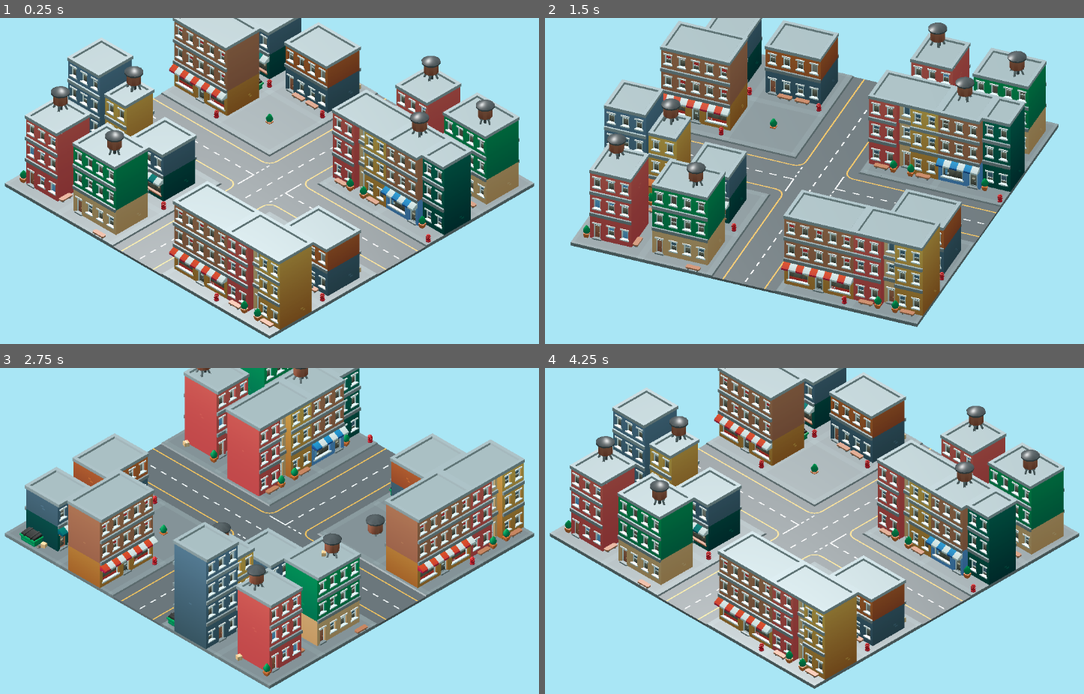
Above: before the commit, frames 1-4 (two rows, left to right).
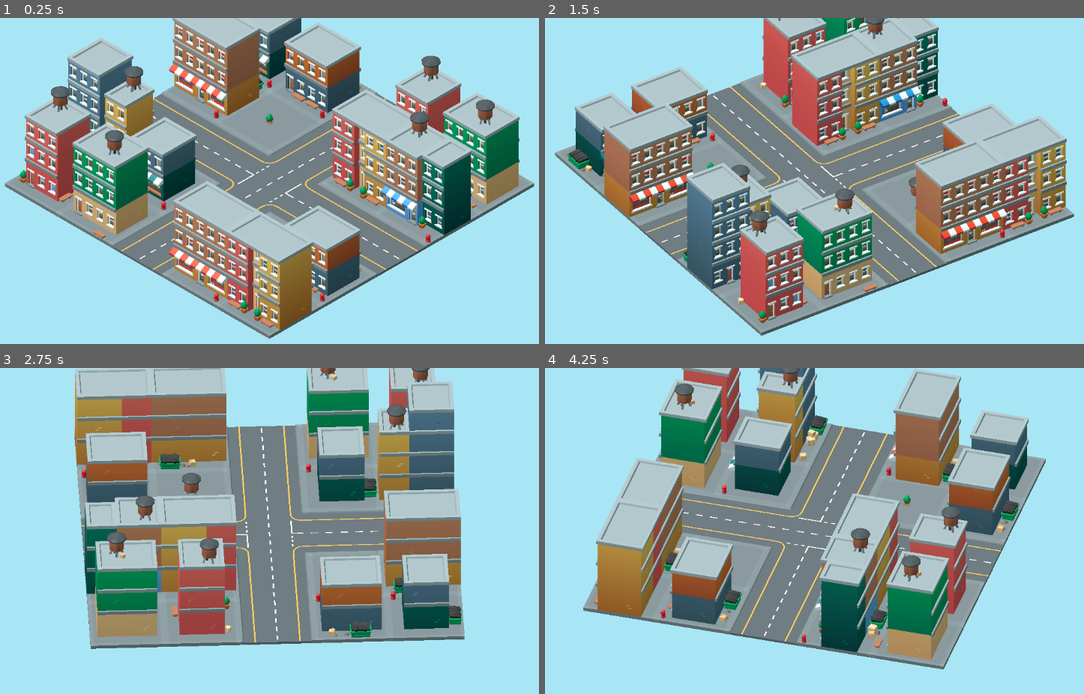
Above: after the commit, the same moments.

Repository: amkamz/timestabletradies
Game: Godot game, scene res://scenes/city/city_editor.tscn
Same seed, same stepped clock (60 frames per second), same inputs: the game is played once before the commit and once after it.
Inputs (mouse positions are in pixels of both pictures, inside the frame that each line leads up to):
- Up to frame 1 (0.25 s): no input
- Up to frame 2 (1.5 s): tap Enter at 0.5 s; move the mouse to (943, 167) at 0.52 s; click (943, 167) at 0.67 s; tap Space at 1.25 s; drag from (695, 203) to (782, 252) at 1.27 s
- Up to frame 3 (2.75 s): move the mouse to (328, 462) at 2.02 s; click (328, 462) at 2.17 s
- Up to frame 4 (4.25 s): drag from (782, 602) to (636, 485) at 2.77 s; move the mouse to (992, 586) at 3.52 s; click (992, 586) at 3.67 s

The runs differ from the first frame. In frame 1, 35% of the frame differs, in the area x 0-96%, y 0-99%; in frame 2, 60%; in frame 3, 60%; in frame 4, 63%, in the area x 0-100%, y 0-99%.

Commit message:
Let the town spin freely, and stop the lighting swinging
**No more snapping.** Releasing a drag used to round the town to the nearest
corner, so a child could never leave it at an angle they had chosen — it slid
somewhere else the moment they lifted a finger. It now stays exactly where it
is put.

A flick coasts instead. The engine already tracks pointer velocity on the
motion event, so a release only has to tell one from the other: above
`FLICK_THRESHOLD` the spin is kept and bleeds off exponentially, below it the
town stops dead. Exponential rather than linear because that is what reads as
weight — a hard flick travels a long way and eases out, a gentle one barely
moves, and the deceleration is proportional to the speed the whole way down.
The threshold is what keeps a careful placement from drifting past the angle it
was aimed at.

`nearest_quarter` survives, but only to *describe* which way the town faces —
nothing snaps to it, and the button that turns a quarter at a time still uses
it, because that is the route for anyone who cannot flick.

**The sun is a child of the camera rig now.** Fixed in world space it was
physically correct and looked wrong: turning the town swung every lit face
through the light, so the whole city appeared to brighten and darken while a
child dragged it. Parented to the rig, the light direction is constant relative
to the view — the near faces stay lit and only the town turns, which is what the
eye expects from spinning a model on a table rather than spinning the table
under a lamp.

290 Godot checks. The APK is built and ready but **not installed** — the phone
came off before the last install, so the spin feel and the fixed lighting are
unverified on hardware.

Co-Authored-By: Claude Opus 5 <noreply@anthropic.com>

Diff:
--- a/godot/scripts/city/city_editor.gd
+++ b/godot/scripts/city/city_editor.gd
@@ -43,12 +43,6 @@
 ## black. The pack is flat-shaded low-poly, so this is about legibility rather
 ## than realism — a child needs to read the shape of a roof, not its material.
 func _build_environment() -> void:
-	var sun := DirectionalLight3D.new()
-	sun.name = "Sun"
-	sun.rotation_degrees = Vector3(-50, -130, 0)
-	sun.light_energy = 1.1
-	add_child(sun)
-
 	var env := Environment.new()
 	env.background_mode = Environment.BG_COLOR
 	# Toolbox Pop's sky, so the city sits on the app's own paper rather than on
@@ -89,6 +83,21 @@
 	# renders about a tenth of one tile, which looks like a solid grey screen
 	# rather than like a bug.
 	rig.add_child(camera)
+
+	# The key light is a child of the rig, not of the world.
+	#
+	# A sun fixed in world space is physically right and looks wrong: turning
+	# the town swings every lit face through the light, so the whole city
+	# appears to brighten and darken as a child drags it. Parenting the light to
+	# the rig fixes its direction *relative to the view*, so the near faces stay
+	# lit and only the town turns — which is what the eye expects from spinning a
+	# model on a table rather than spinning the table under a lamp.
+	var sun := DirectionalLight3D.new()
+	sun.name = "Sun"
+	sun.rotation_degrees = Vector3(-40, -35, 0)
+	sun.light_energy = 1.1
+	rig.add_child(sun)
+
 	add_child(rig)
 
 	rig.frame_grid(view.grid.size, view.manifest.cell_size)
@@ -111,7 +120,10 @@
 		elif event.button_index == MOUSE_BUTTON_WHEEL_DOWN:
 			rig.zoom_out()
 	elif event is InputEventMouseMotion and _dragging:
-		rig.drag(event.relative)
+		# `velocity` is the pointer's speed in pixels per second, which the
+		# engine already tracks — it is what lets the release tell a flick from
+		# a careful placement without this having to time anything itself.
+		rig.drag(event.relative, event.velocity)
 
 
 ## `--capture <path>` renders one frame, writes it and quits.
--- a/godot/scripts/city/iso_camera.gd
+++ b/godot/scripts/city/iso_camera.gd
@@ -41,6 +41,9 @@
 
 var _camera: Camera3D
 
+## Current angular velocity in degrees per second. Non-zero only while coasting.
+var _spin: float = 0.0
+
 
 func _ready() -> void:
 	_camera = get_node_or_null("Camera3D")
@@ -64,46 +67,100 @@
 	return clampf(value, MIN_ZOOM, MAX_ZOOM)
 
 
-## The isometric rest angle.
+## The angle the town starts at.
 ##
 ## A square town seen from 45° presents a corner to the camera, which is what
-## makes it read as isometric. Seen from 0° it presents a flat face: the roads
-## line up with the screen edges and the whole thing goes from a model of a town
-## to a floor plan of one.
+## makes it read as isometric. Seen from 0° it presents a flat face and the
+## whole thing goes from a model of a town to a floor plan of one. It is a
+## starting position, not a resting one — the town stays wherever it is left.
 const ISO_YAW := 45.0
 
 
-## The nearest resting angle — 45°, 135°, 225° or 315°.
-##
-## **Not a multiple of 90.** Snapping to 0/90/180/270 was the first version and
-## it was wrong in a way that only showed up on a device: the camera rests at
-## 45°, so the very first drag-release rounded it to 90° and flattened the
-## isometric view into a top-down one. Every resting angle has to be a corner,
-## because a corner is the whole point.
+## The nearest corner, used only to *describe* the view.
+##
+## Nothing snaps to this. It exists so the shell can say which way the town is
+## facing without reading out an angle to a seven-year-old.
 static func nearest_quarter(degrees: float) -> float:
 	var offset := normalise_degrees(degrees - ISO_YAW)
 	return normalise_degrees(round(offset / 90.0) * 90.0 + ISO_YAW)
 
 
-## Which of the four corners the town is currently showing, 0–3. The shell uses
-## this to describe the view aloud without needing the angle.
+## Which of the four corners the town is closest to, 0–3.
 static func quarter_index(degrees: float) -> int:
 	var offset := normalise_degrees(nearest_quarter(degrees) - ISO_YAW)
 	return int(offset / 90.0) % 4
 
 
+## ---------------------------------------------------------------- momentum
+##
+## The town spins freely and keeps going when it is flicked, slowing to a stop
+## on its own. Nothing snaps: a slow drag leaves the town exactly where the
+## finger left it, which is the whole point of being able to turn it at all.
+
+
+## Degrees per second below which a release is a placement, not a flick.
+##
+## Without this every drag would coast a little, and a child carefully lining
+## the town up would watch it drift past the angle they wanted.
+const FLICK_THRESHOLD := 30.0
+
+## How quickly a flick bleeds off. Higher stops sooner.
+const SPIN_DECAY := 1.6
+
+## Degrees per second below which coasting has visually stopped.
+const SPIN_STOP := 2.0
+
+## Nothing should spin faster than a couple of turns a second.
+const MAX_SPIN := 720.0
+
+
+## What a release does to the current angular velocity.
+##
+## A flick keeps its speed and coasts; anything slower stops dead.
+static func settle_spin(spin: float) -> float:
+	return spin if absf(spin) >= FLICK_THRESHOLD else 0.0
+
+
+## One frame of slowing down.
+##
+## Exponential rather than linear, so a hard flick travels a long way and eases
+## out, while a gentle one barely moves — which is what "spacey" means in a
+## hand: the deceleration is proportional to the speed.
+static func decay_spin(spin: float, delta: float) -> float:
+	var next := spin * exp(-SPIN_DECAY * delta)
+	return 0.0 if absf(next) < SPIN_STOP else next
+
+
 ## ------------------------------------------------------------------- input
 
 
 ## Called from the shell or from a drag gesture. Horizontal travel only —
 ## the pitch is fixed, because a child tilting an isometric town off its axis
 ## produces a view that is worse in every way and hard to recover from.
-func drag(delta_pixels: Vector2) -> void:
+##
+## [param screen_velocity] is the pointer's speed in pixels per second, which
+## Godot already tracks on the motion event. Keeping the latest one is what lets
+## a release tell a flick from a careful placement.
+func drag(delta_pixels: Vector2, screen_velocity: Vector2 = Vector2.ZERO) -> void:
 	yaw_degrees = yaw_degrees - delta_pixels.x * drag_sensitivity
-
-
+	_spin = clampf(-screen_velocity.x * drag_sensitivity, -MAX_SPIN, MAX_SPIN)
+
+
+## Let go.
+##
+## A flick coasts and slows to a stop; anything slower stays exactly where it
+## was left. **Nothing snaps.** An earlier version rounded to the nearest corner
+## on release, which meant a child could never leave the town at an angle they
+## chose — it always slid somewhere else the moment they lifted their finger.
 func release_drag() -> void:
-	yaw_degrees = nearest_quarter(yaw_degrees)
+	_spin = settle_spin(_spin)
+
+
+func _process(delta: float) -> void:
+	if is_zero_approx(_spin):
+		return
+	yaw_degrees = yaw_degrees + _spin * delta
+	_spin = decay_spin(_spin, delta)
 
 
 func zoom_in() -> void:
@@ -119,7 +176,10 @@
 	zoom = zoom / maxf(factor, 0.01)
 
 
+## A quarter turn from a button, for anyone who cannot flick a town around —
+## which is the accessible route to the same thing the drag does.
 func rotate_quarter(steps: int) -> void:
+	_spin = 0.0
 	yaw_degrees = nearest_quarter(yaw_degrees + 90.0 * steps)
 
 
--- a/godot/tests/test_iso_camera.gd
+++ b/godot/tests/test_iso_camera.gd
@@ -11,27 +11,51 @@
 	check_eq(Rig.normalise_degrees(-450.0), 270.0, "more than a turn backwards")
 
 
-func test_snaps_to_a_corner_never_a_face() -> void:
-	# The regression this guards: snapping to multiples of 90 rounded the
-	# camera's 45° rest angle up to 90 on the very first drag-release, which
-	# turned the isometric city into a top-down floor plan. Caught on a device,
-	# because every number involved looked perfectly reasonable in isolation.
-	check_eq(Rig.nearest_quarter(Rig.ISO_YAW), Rig.ISO_YAW, "the rest angle is already a corner")
-	check_eq(Rig.nearest_quarter(50.0), 45.0, "a nudge settles back")
-	check_eq(Rig.nearest_quarter(89.0), 45.0, "just short of halfway rounds back")
-	check_eq(Rig.nearest_quarter(91.0), 135.0, "just past halfway rounds on")
-	check_eq(Rig.nearest_quarter(0.0), 45.0, "a face is never a resting angle")
+func test_nearest_corner_describes_without_moving_anything() -> void:
+	# Only used to say which way the town is facing. Nothing snaps to it — an
+	# earlier version did, and a child could never leave the town at an angle
+	# they had chosen, because it slid somewhere else on every release.
+	check_eq(Rig.nearest_quarter(Rig.ISO_YAW), Rig.ISO_YAW, "the start angle is a corner")
+	check_eq(Rig.nearest_quarter(50.0), 45.0, "nearest corner below")
+	check_eq(Rig.nearest_quarter(91.0), 135.0, "nearest corner above")
 	check_eq(Rig.nearest_quarter(340.0), 315.0, "wraps rather than landing on 360")
 
 
-func test_every_resting_angle_is_a_corner() -> void:
-	for degrees in [0.0, 37.0, 91.0, 180.0, 270.0, 359.0, -90.0, 450.0]:
-		var settled: float = Rig.nearest_quarter(degrees)
-		check_eq(
-			fmod(settled - Rig.ISO_YAW + 360.0, 90.0),
-			0.0,
-			"%s settled to %s, which is not a corner" % [degrees, settled],
-		)
+func test_a_slow_release_leaves_the_town_alone() -> void:
+	# The whole reason the snap went. Below the flick threshold a release is a
+	# placement, and a placement must not drift.
+	check_eq(Rig.settle_spin(0.0), 0.0, "a still town stays still")
+	check_eq(Rig.settle_spin(Rig.FLICK_THRESHOLD - 1.0), 0.0, "a careful drag stops dead")
+	check_eq(Rig.settle_spin(-(Rig.FLICK_THRESHOLD - 1.0)), 0.0, "in both directions")
+
+
+func test_a_flick_keeps_going() -> void:
+	var flick: float = Rig.FLICK_THRESHOLD + 200.0
+	check_eq(Rig.settle_spin(flick), flick, "a flick keeps its speed")
+	check_eq(Rig.settle_spin(-flick), -flick, "in both directions")
+
+
+func test_a_flick_slows_down_and_stops() -> void:
+	var spin: float = 400.0
+	var frames := 0
+	# 60fps, and it must come to rest inside a few seconds rather than drifting
+	# forever — a town still turning when a child looks back at it is a bug.
+	while not is_zero_approx(spin) and frames < 600:
+		var next: float = Rig.decay_spin(spin, 1.0 / 60.0)
+		check(absf(next) < absf(spin), "frame %d sped up instead of slowing" % frames)
+		spin = next
+		frames += 1
+
+	check_eq(spin, 0.0, "came to a full stop")
+	check(frames < 300, "took %d frames to stop, which is too long" % frames)
+
+
+func test_slowing_is_proportional_to_speed() -> void:
+	# Exponential, not linear: a hard flick travels a long way and eases out,
+	# a gentle one barely moves. That is what makes it feel like weight.
+	var fast: float = 400.0 - Rig.decay_spin(400.0, 1.0 / 60.0)
+	var slow: float = 100.0 - Rig.decay_spin(100.0, 1.0 / 60.0)
+	check(fast > slow, "a fast spin should shed more speed per frame than a slow one")
 
 
 func test_quarter_index_is_always_zero_to_three() -> void:
@@ -47,10 +71,3 @@
 	check_eq(Rig.clamp_zoom(0.0), Rig.MIN_ZOOM, "cannot zoom inside the ground")
 	check_eq(Rig.clamp_zoom(9999.0), Rig.MAX_ZOOM, "cannot zoom to orbit")
 	check_eq(Rig.clamp_zoom(16.0), 16.0, "a sensible value is left alone")
-
-
-func test_a_full_circle_of_quarter_turns_returns_home() -> void:
-	var yaw := Rig.ISO_YAW
-	for i in range(4):
-		yaw = Rig.nearest_quarter(yaw + 90.0)
-	check_eq(yaw, Rig.ISO_YAW, "four quarter turns is a full turn")
